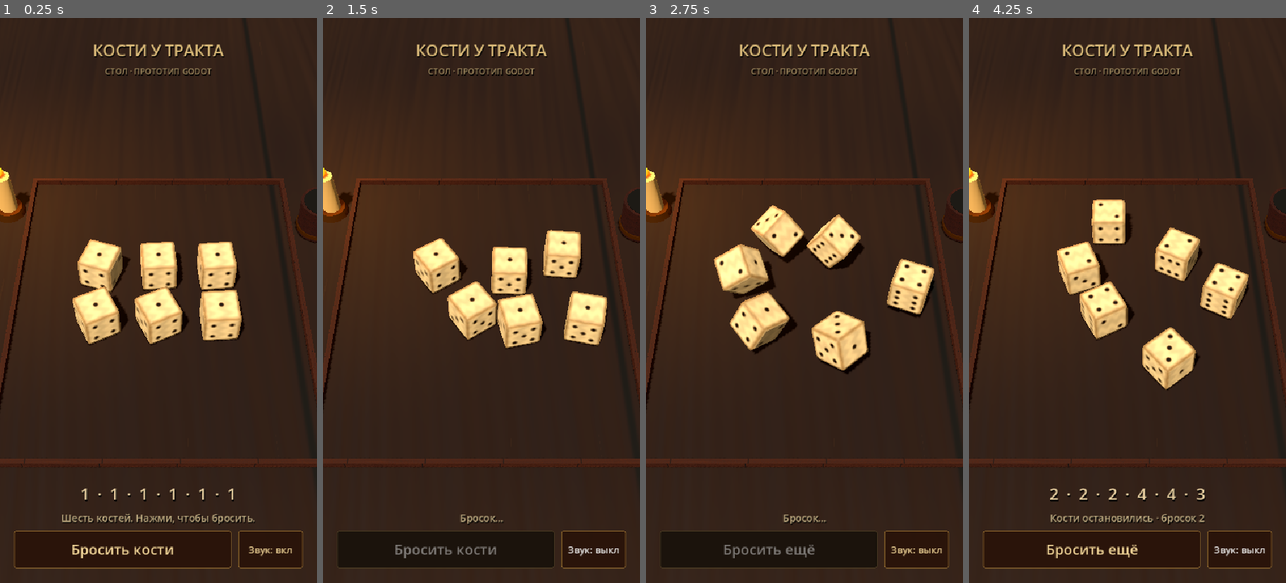
Above: before the commit, frames 1-4 (left to right).
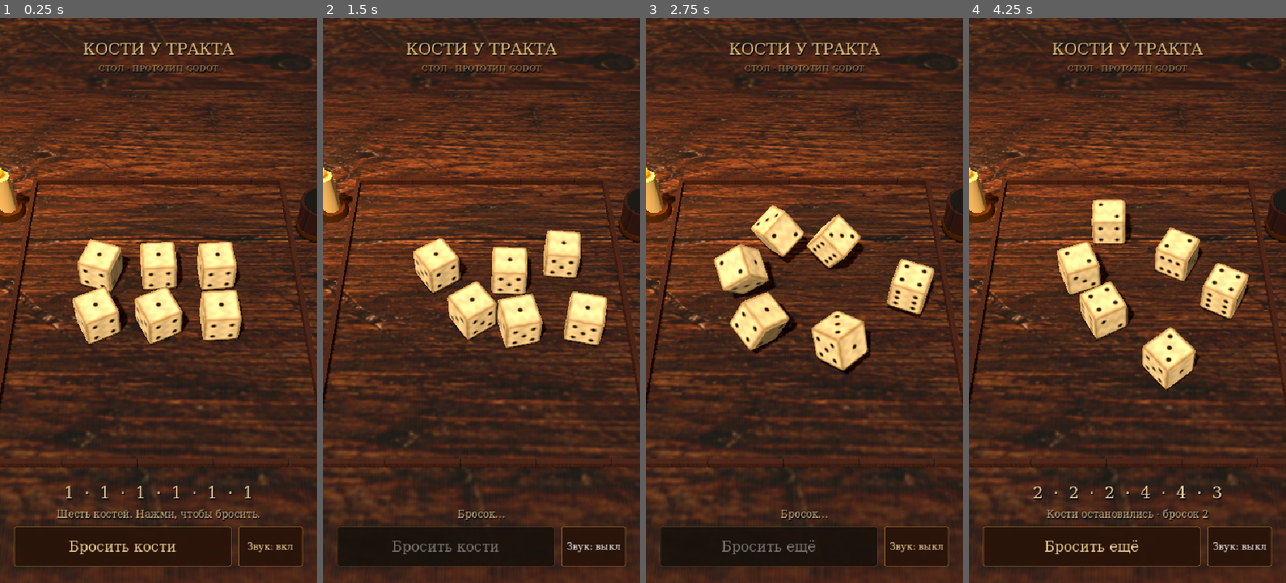
Above: after the commit, the same moments.

Repository: Petasus69/kcd2-dice
Game: Godot game, scene res://table.tscn
The game is run twice, just before and just after one commit, with the same random seed, the same clock (stepped at 60 frames per second) and the same inputs.
Inputs:
- Up to frame 1 (0.25 s): no input
- Up to frame 2 (1.5 s): click "Бросить кости" at 0.5 s; click "Звук: вкл" at 1.25 s
- Up to frame 3 (2.75 s): click "Бросить ещё" at 2 s
- Up to frame 4 (4.25 s): click "Звук: выкл" at 2.75 s; click "Звук: вкл" at 3.5 s

The runs differ from the first frame. In frame 1, 33% of the frame differs, in the area x 0-100%, y 0-100%; in frame 2, 33%; in frame 3, 33%; in frame 4, 34%.

Commit message:
Polish native table materials and enable Android texture export

Diff:
--- a/godot/project.godot
+++ b/godot/project.godot
@@ -19,6 +19,7 @@
 renderer/rendering_method="gl_compatibility"
 renderer/rendering_method.mobile="gl_compatibility"
 textures/default_filters/use_nearest_mipmap_filter=false
+textures/vram_compression/import_etc2_astc=true
 anti_aliasing/quality/msaa_3d=1
 environment/defaults/default_clear_color=Color(0.045, 0.035, 0.025, 1)
 
--- a/godot/table.gd
+++ b/godot/table.gd
@@ -3,6 +3,8 @@
 
 const Die = preload("res://die.gd")
 const WOOD = preload("res://wood.gdshader")
+const SERIF = preload("res://assets/serif.ttf")
+const TAVERN = preload("res://assets/tavern.jpg")
 var dice: Array[RigidBody3D] = []
 var rng := RandomNumberGenerator.new()
 var camera: Camera3D
@@ -18,7 +20,7 @@
 var impact_players: Array[AudioStreamPlayer3D] = []
 var impact_cursor := 0
 var rolls := 0
-var die_mesh: ArrayMesh
+var bottom_ui: VBoxContainer
 
 func _ready() -> void:
     rng.randomize()
@@ -75,7 +77,16 @@
     return body
 
 func build_table() -> void:
-    box(self, Vector3(40, 0.26, 40), Vector3(0, -0.13, 0), wood())
+    var tabletop_material := wood()
+    # Only the clean wood portion of our existing generated artwork is used.
+    var source := TAVERN.get_image()
+    var region := Rect2i(int(source.get_width() * 0.18), int(source.get_height() * 0.40),
+        int(source.get_width() * 0.70), int(source.get_height() * 0.50))
+    var grain := source.get_region(region)
+    grain.generate_mipmaps()
+    tabletop_material.set_shader_parameter("table_grain", ImageTexture.create_from_image(grain))
+    tabletop_material.set_shader_parameter("use_texture", true)
+    box(self, Vector3(40, 0.26, 40), Vector3(0, -0.13, 0), tabletop_material)
     collision_box(Vector3(16, 0.3, 14), Vector3(0, -0.15, 0))
     # Low wooden edging; tall invisible continuation prevents escaped dice.
     for x in [-2.7, 2.7]:
@@ -185,6 +196,7 @@
 func label(text: String, size: int, color: Color) -> Label:
     var node := Label.new()
     node.text = text
+    node.add_theme_font_override("font", SERIF)
     node.add_theme_font_size_override("font_size", size)
     node.add_theme_color_override("font_color", color)
     node.add_theme_color_override("font_shadow_color", Color(0, 0, 0, 0.95))
@@ -195,7 +207,8 @@
     return node
 
 func style_button(button: Button) -> void:
-    button.custom_minimum_size = Vector2(0, 64)
+    button.custom_minimum_size = Vector2(0, 68)
+    button.add_theme_font_override("font", SERIF)
     button.add_theme_font_size_override("font_size", 24)
     button.add_theme_color_override("font_color", Color(0.94, 0.83, 0.59))
     for state in ["normal", "hover", "pressed", "disabled", "focus"]:
@@ -226,6 +239,7 @@
     header.add_child(label("КОСТИ У ТРАКТА", 27, Color(0.87, 0.74, 0.48)))
     header.add_child(label("СТОЛ · ПРОТОТИП GODOT", 14, Color(0.64, 0.55, 0.38)))
     var bottom := VBoxContainer.new()
+    bottom_ui = bottom
     root.add_child(bottom)
     bottom.set_anchors_and_offsets_preset(Control.PRESET_BOTTOM_WIDE)
     bottom.offset_left = 24
@@ -261,9 +275,17 @@
     )
 
 func resize_camera() -> void:
+    var window := get_window()
+    var landscape := window.size.x > window.size.y
+    var reference := Vector2i(960, 540) if landscape else Vector2i(540, 960)
+    if window.content_scale_size != reference:
+        window.content_scale_size = reference
     var size := get_viewport().get_visible_rect().size
     var aspect := size.x / size.y
-    camera.fov = 50 if aspect < 1 else 42
+    camera.fov = 50
+    camera.look_at(Vector3(0, 0, 0.8 if landscape else 0.0))
+    bottom_ui.offset_top = -145 if landscape else -170
+    bottom_ui.offset_bottom = -20 if landscape else -28
     # Portrait sees the same whole tray, including very narrow phones.
     if aspect < 0.56:
         camera.fov = rad_to_deg(2 * atan(tan(deg_to_rad(25.0)) * 0.56 / aspect))
--- a/godot/wood.gdshader
+++ b/godot/wood.gdshader
@@ -1,6 +1,11 @@
 shader_type spatial;
 render_mode diffuse_burley;
 uniform vec4 wood_color : source_color = vec4(0.27, 0.15, 0.075, 1.0);
+uniform sampler2D table_grain : source_color, filter_linear_mipmap, repeat_enable;
+uniform bool use_texture = false;
+varying vec2 tabletop;
+
+void vertex() { tabletop = VERTEX.xz; }
 
 float hash(vec2 p) { return fract(sin(dot(p, vec2(127.1, 311.7))) * 43758.5453); }
 float noise(vec2 p) {
@@ -10,7 +15,7 @@
         mix(hash(i + vec2(0, 1)), hash(i + vec2(1, 1)), f.x), f.y);
 }
 void fragment() {
-    vec2 p = UV * vec2(16.0, 14.0);
+    vec2 p = tabletop + vec2(8.0, 7.0);
     float board = floor(p.x / 1.18);
     float warp = noise(p * vec2(2.3, 0.35)) * 0.34;
     float grain = noise(vec2(p.x * 80.0 + warp * 45.0, p.y * 1.7));
@@ -21,5 +26,8 @@
     float tone = (0.76 + grain * 0.14 + rings * 0.018 + worn * 0.15
         + hash(vec2(board, 8.0)) * 0.10) * mix(0.35, 1.0, seam);
     ALBEDO = wood_color.rgb * tone + vec3(0.022, 0.017, 0.010) * scratches;
+    if (use_texture) {
+        ALBEDO = texture(table_grain, tabletop * 0.075 + vec2(0.5)).rgb * 0.7;
+    }
     ROUGHNESS = 0.79 + grain * 0.15;
 }
Not shown, added: godot/assets/FONT-LICENSE.txt
Binary file added: godot/assets/serif.ttf
Not shown, added: godot/assets/serif.ttf.import
Binary file added: godot/assets/tavern.jpg
Not shown, added: godot/assets/tavern.jpg.import
Not shown, added: godot/tests/visual_capture.gd.uid
Not shown, changed: .github/workflows/godot-prototype.yml
Not shown, changed: godot/README.md
